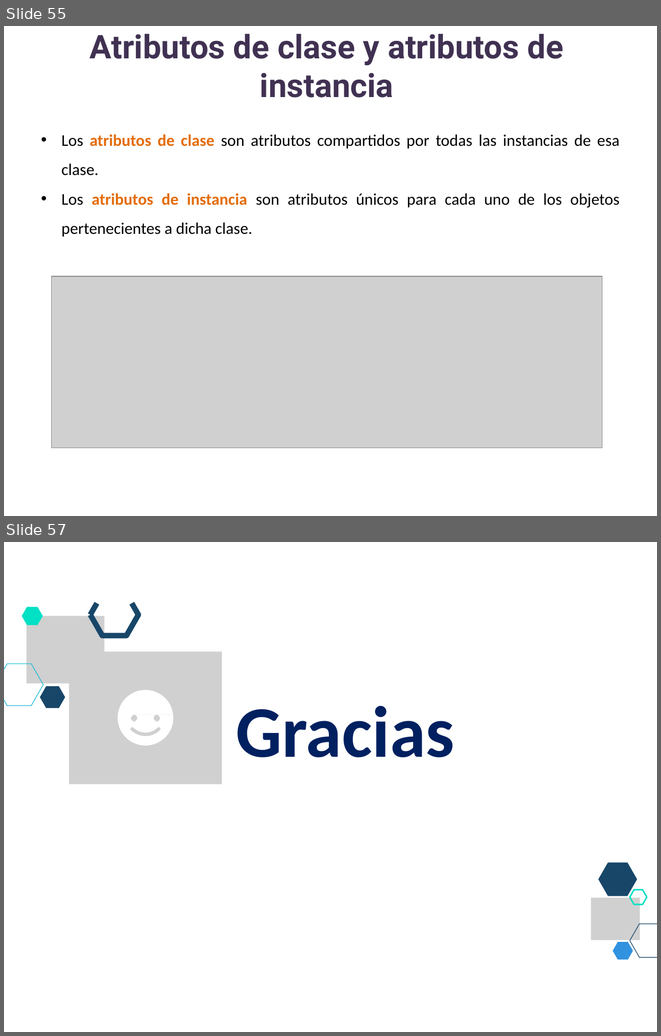
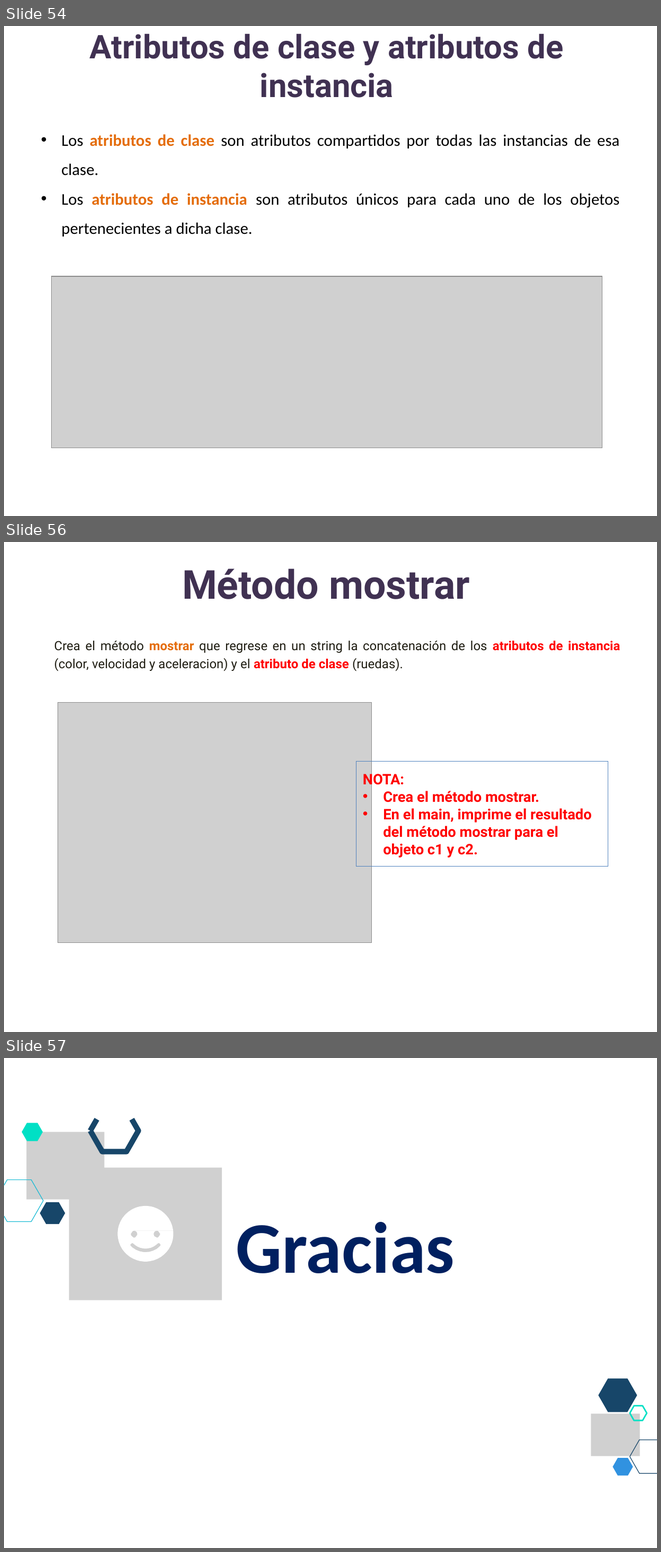
Before and after one commit to lizetheP/Analitica, a slide deck: CalendarioAgo2023/presentaciones/14_POO.pptx. Shown one above the other, each under a label of ours: slides 55 and 57 before the commit, slides 54, 56 and 57 after it; the slides between them are not shown. The pictures are 661x1036 and 661x1552 pixels, drawn with LibreOffice and Linux fonts; fonts in the diff are those of the drawing; grey boxes stand for pictures. Boxes give left, top, right and bottom in pixels: in the first picture for what was removed or moved away, otherwise in the second. Text is boxed around its words. In the diff, an @@ line names an element or a change of style, - is before the commit and + after.

```diff
--- a/CalendarioAgo2023/presentaciones/14_POO.pptx
+++ b/CalendarioAgo2023/presentaciones/14_POO.pptx
@@ slide 56 added at bbox=[4, 542, 657, 1032], background #FFFFFF @@
@@ title added at bbox=[182, 568, 470, 599], 44 pt, text #403152, bold @@
+Método mostrar
@@ text added at bbox=[54, 641, 620, 671], 14 pt, text #1E1C11 @@
+Crea el método mostrar que regrese en un string la concatenación de los atributos de instancia (color, velocidad y aceleracion) y el atributo de clase (ruedas).
@@ picture added at bbox=[58, 703, 372, 943] @@
@@ rectangle added at bbox=[356, 761, 608, 866], outline #4F81BD 0.75 pt, 16 pt, text #FF0000, bold @@
+NOTA:
+• Crea el método mostrar.
+• En el main, imprime el resultado del método mostrar para el objeto c1 y c2.
@@ what was slide 55 is now slide 54 @@
```
Also in this commit, not shown: 9 slides changed, 1 slide removed.
